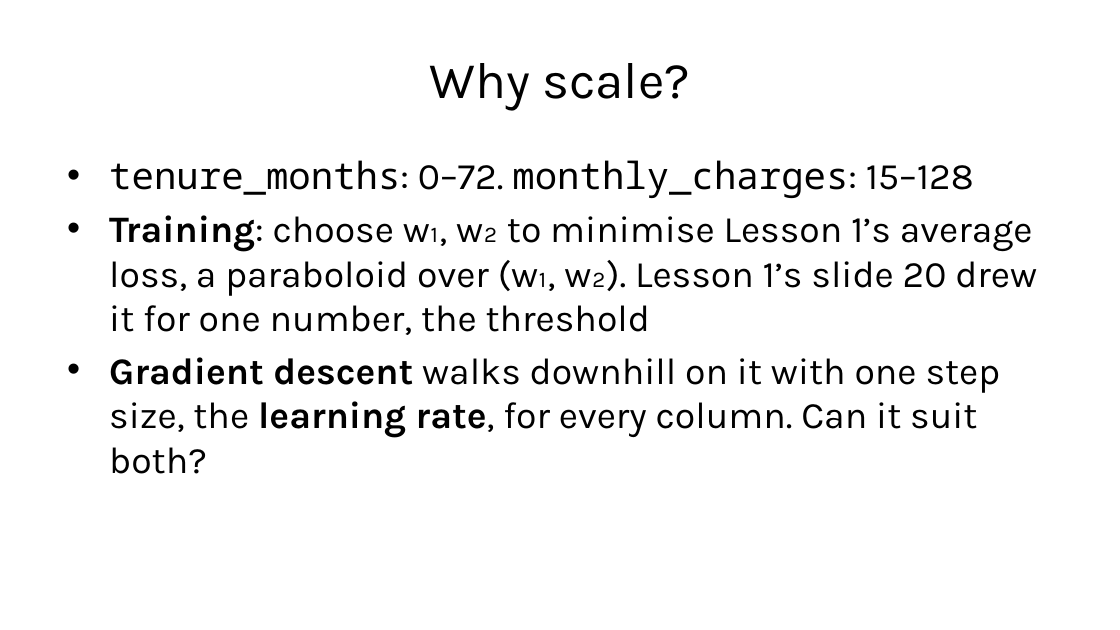
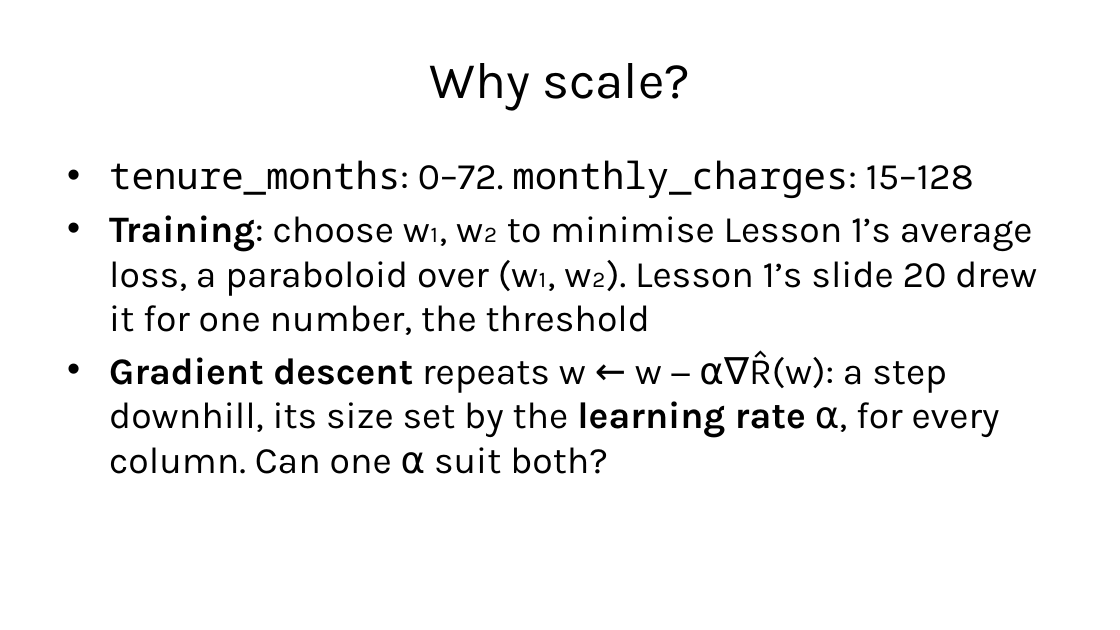
Before and after one commit to fabioantonini/technologies-for-artificial-intelligence, a slide deck: slide 24 of Lessons/02_data_exploration_and_preparation/Slides/data_exploration_and_preparation_slides.pptx. Drawn at 1120x630 pixels with LibreOffice and Linux fonts; fonts in the diff are those of the drawing; background and template pictures are left out. Boxes give left, top, right and bottom in pixels: in the first picture for what was removed or moved away, otherwise in the second. Text is boxed around its words. In the diff, an @@ line names an element or a change of style, - is before the commit and + after.

```diff
--- a/Lessons/02_data_exploration_and_preparation/Slides/data_exploration_and_preparation_slides.pptx
+++ b/Lessons/02_data_exploration_and_preparation/Slides/data_exploration_and_preparation_slides.pptx
@@ text at (109, 357, 1000, 474): text changed @@
-• Gradient descent walks downhill on it with one step size, the learning rate, for every column. Can it suit both?
+• Gradient descent repeats w ← w − α∇R̂(w): a step downhill, its size set by the learning rate α, for every column. Can one α suit both?
```
Also in this commit, not shown: 1 other slide changed, 14 other files.
